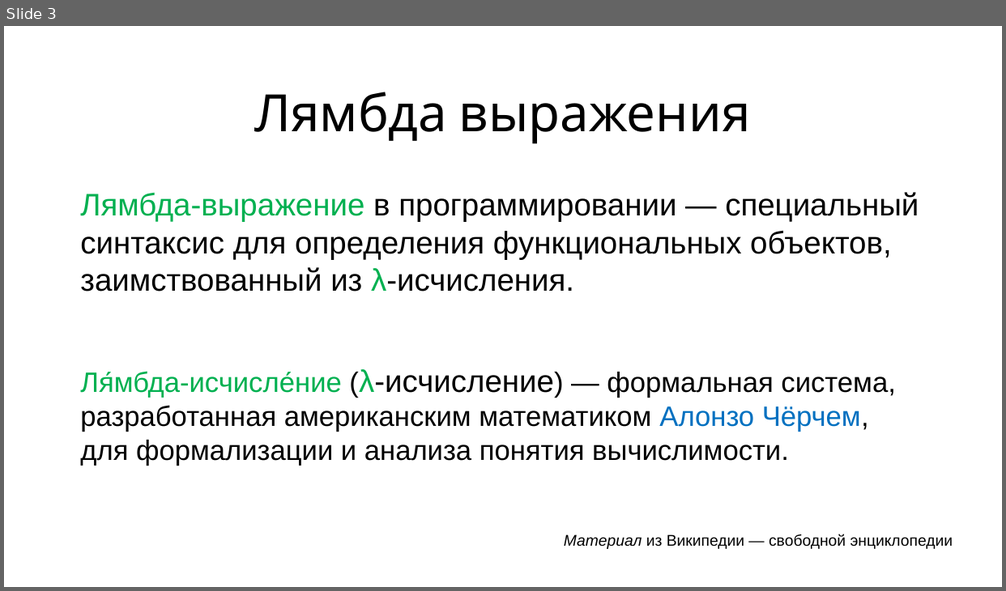
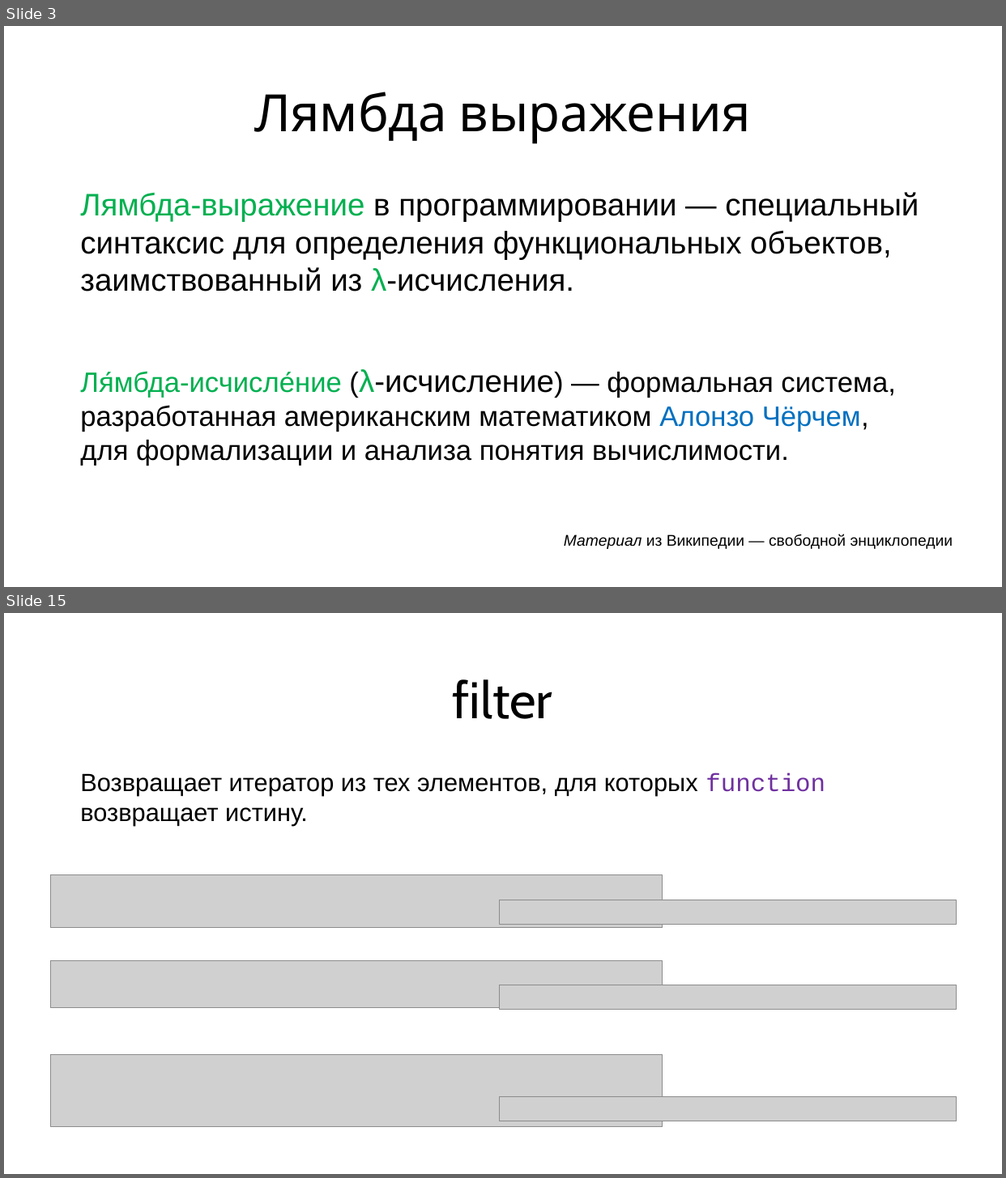
Before and after one commit to maxchv/LearnPython, a slide deck: week06/Lambda.pptx. Shown one above the other, each under a label of ours: slide 3 before the commit, slides 3 and 15 after it; the slides between them are not shown. The pictures are 1006x591 and 1006x1178 pixels, drawn with LibreOffice and Linux fonts; fonts in the diff are those of the drawing; grey boxes stand for pictures. Boxes give left, top, right and bottom in pixels: in the first picture for what was removed or moved away, otherwise in the second. Text is boxed around its words. In the diff, an @@ line names an element or a change of style, - is before the commit and + after.

```diff
--- a/week06/Lambda.pptx
+++ b/week06/Lambda.pptx
@@ slide 15 added at box(4, 613, 1002, 1174), background #FFFFFF @@
@@ title added at box(453, 679, 552, 719), 66 pt, text #000000 @@
+filter
@@ text added at box(80, 773, 825, 826), 32 pt, text #000000 @@
+Возвращает итератор из тех элементов, для которых function возвращает истину.
@@ picture added at box(51, 875, 663, 927) @@
@@ picture added at box(500, 900, 957, 925) @@
@@ picture added at box(51, 961, 663, 1007) @@
@@ picture added at box(500, 985, 957, 1010) @@
@@ picture added at box(51, 1054, 663, 1127) @@
@@ picture added at box(500, 1097, 957, 1122) @@
```
Also in this commit, not shown: 6 slides changed, 18 other slides added, 5 slides removed, 2 other files.
